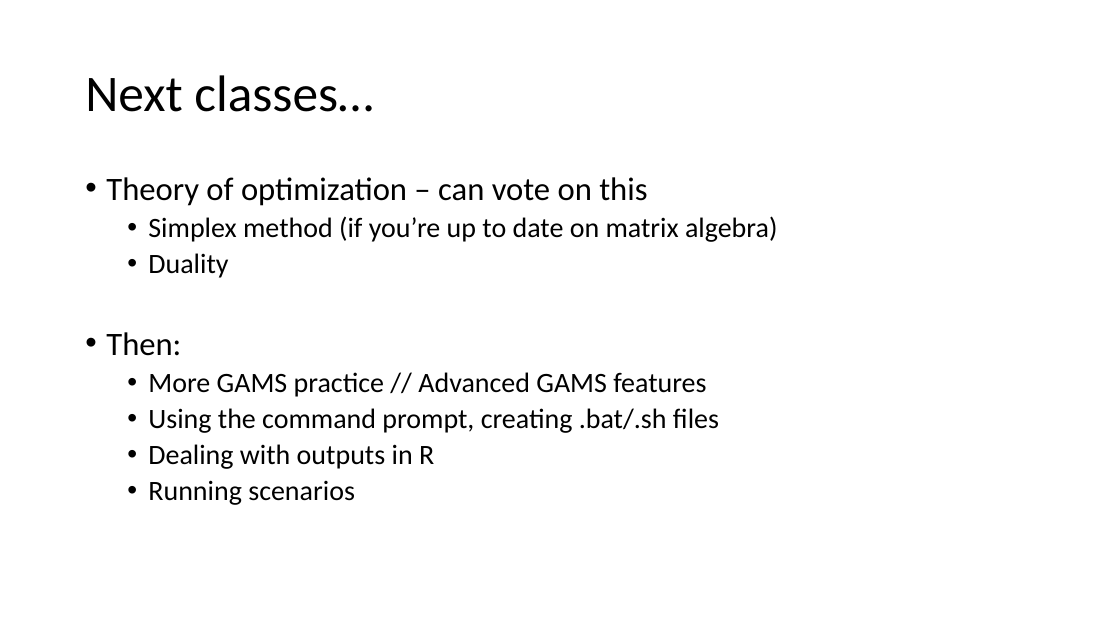
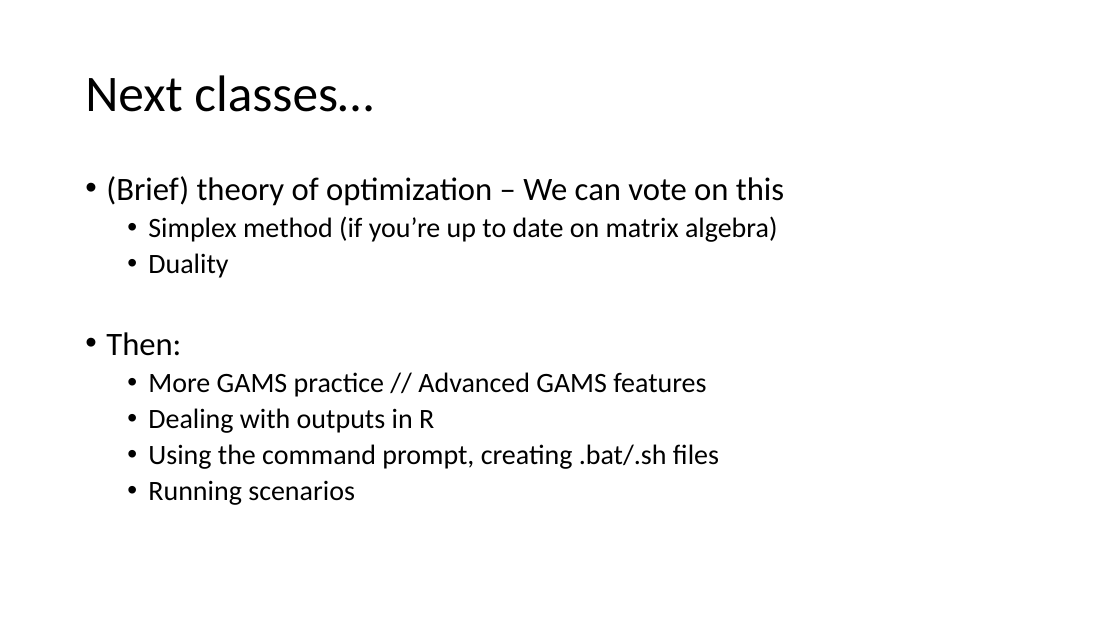
Before and after one commit to maxxb77/EBGN632_2019, a slide deck: slide 11 of ClassSlides/Course3.pptx. Drawn at 1120x630 pixels with LibreOffice and Linux fonts; fonts in the diff are those of the drawing. Boxes give left, top, right and bottom in pixels: in the first picture for what was removed or moved away, otherwise in the second. Text is boxed around its words. In the diff, an @@ line names an element or a change of style, - is before the commit and + after.

```diff
--- a/ClassSlides/Course3.pptx
+++ b/ClassSlides/Course3.pptx
@@ text at box(106, 176, 784, 206): text changed @@
-• Theory of optimization – can vote on this
+• (Brief) theory of optimization – We can vote on this
@@ text at box(148, 408, 434, 433): paragraph added @@
+  • Dealing with outputs in R
@@ text at box(148, 444, 434, 469): paragraph removed @@
-  • Dealing with outputs in R
```
Also in this commit, not shown: 1 other slide changed.
